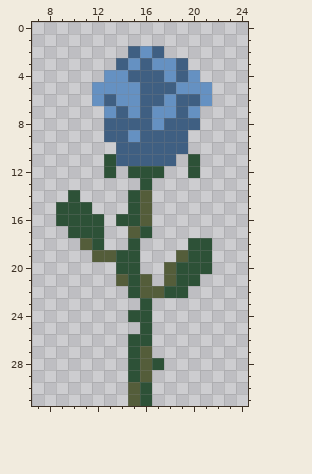
File history of a pixel-art sprite, Medival_pack/textures/blocks/flower_rose_blue.png. The picture above is the old version.
The file is 32x32 pixels. Shown: x 7..24, y 0..31.
And afterwards:
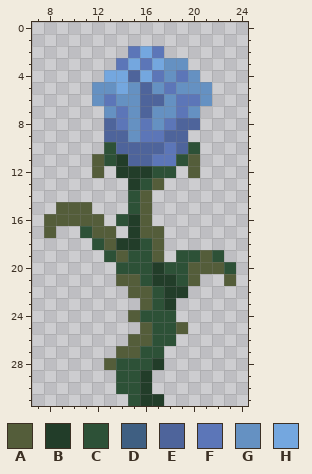
Palette (. is transparent): A #545d3a  B #223d29  C #2d5137  D #3f5f82  E #4e649b  F #5c76b8  G #6591c2  H #74a7df
The edit:
Changed rows in their new state; - is an unchanged pixel.
first column x 8:
 2 -------FHF------
 3 ------FHFH-G----
 4 -----HHEHF-F----
 5 ------H-EGF-----
 6 -----F--EE-FF---
 7 ------F-E--F----
 8 -----EFGF-FEE---
 9 -----EE-FFEE----
10 -----CEEEEFEC---
11 ----A-BEEFFCA---
12 ----A.BBB-C-A---
13 -------B-A------
14 --.-------------
15 -AAA------------
16 AAAAA--B--------
17 A-.-AA-BAA------
18 ---.-ABBCA--..--
19 ----.CA-CA-C-AC-
20 --------CBC-AAAC
21 -------ACBB-A--A
22 -------A-CBB----
23 --------ACB-----
24 -------A-CC-----
25 --------ACCA----
26 -------AACC-----
27 ------AACC------
28 -----AC-CB------
29 ------C-B-------
30 ------CCB-------
31 -------CBB------
Boxes around the changes in both pictures, in picture pixels (x1, y1, x2, y2):
changed: (44, 46, 236, 406)
